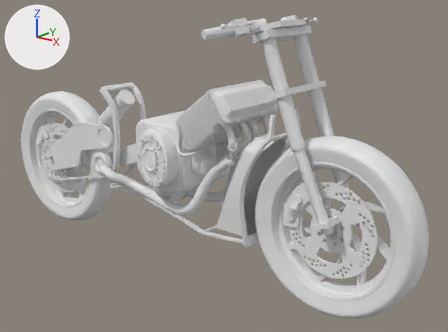
Renders of the Blender file modelling/Motorcycle.blend from each side of a commit.
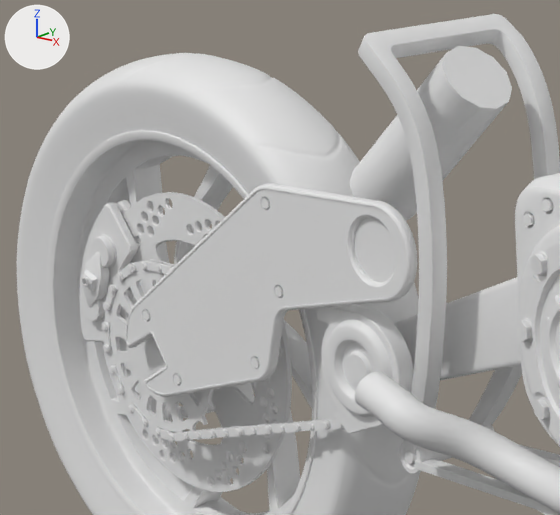
Old and new are each drawn whole from a 50 mm lens placed at (4.99, -0.87, 3.11), pointed at (0.55, 4.58, 1.09) and again close up on the part from 4% to 33% of the width and 24% to 60% of the height. The axes (+X, +Y, +Z) are drawn at upper left. The lights are the same throughout.

Objects in the first close-up: 'Back Wheel', 'Back_Tire', 'Chain', 'Chain Holder', 'Circle.011', 'Cube.001', 'Engine', 'Gear', 'Rim', 'Shock', 'Swing arm Bols', 'sTOPPER'.
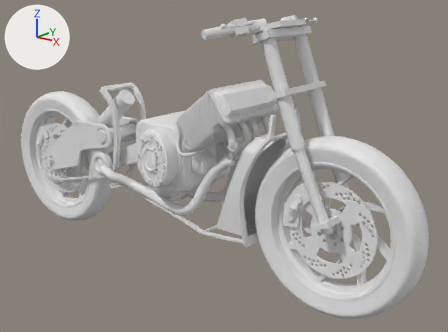
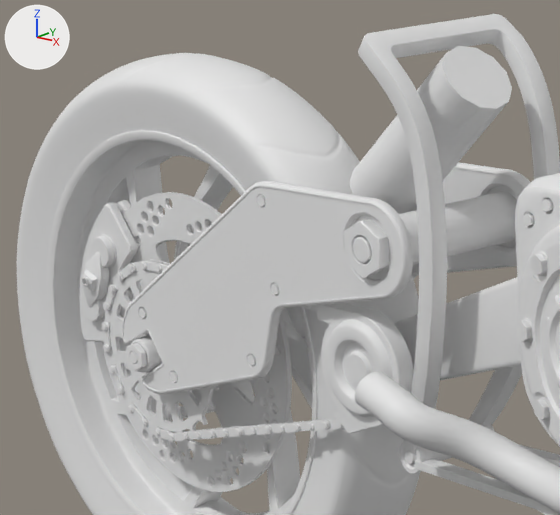
Commit message: fINISHED SWING aRM

What differs and where, as boxes (x1, y1, x2, y2) in the close-ups (560 x 515 px; the box of a moved part takes in the faces that stretch with it):
'Swing arm Bols', reshaped, moved (40% wider, 8% taller): before (125, 183, 417, 397); after (122, 162, 531, 394)
part 1 of me_circle_025, added: after (130, 308, 293, 375)
part 2 of me_cylinder_005, moved or reshaped: before (261, 198, 270, 209); after (271, 283, 279, 295)
part 3 of me_cylinder_005, moved or reshaped: before (275, 286, 283, 297); after (170, 371, 178, 382)
part 4 of me_cylinder_005, moved or reshaped: before (251, 357, 260, 368); after (139, 308, 147, 318)
part 5 of me_cylinder_005, moved or reshaped: before (142, 310, 150, 321); after (257, 195, 266, 207)
part 6 of me_cylinder_005, moved or reshaped: before (174, 374, 182, 385); after (247, 355, 256, 366)
part 7 of me_cylinder_005, added: after (122, 162, 531, 394)
part 8 of me_cylinder_005, added: after (344, 190, 509, 279)
part 9 of me_cylinder_005, added: after (126, 344, 147, 371)

The change, as a list of edits to the scene's bpy script:
```text
Change me_circle_025:
    used by ob_back_wheel; location = (-2.068, 4.294, 0.818); scale = (1.0, 0.92, 1.0)
    remove me_circle_025.from_pydata(...)  # 2100 vertices, 1922 faces; spans x -0.698..0.698, y -0.166..0.0, z -0.699..0.696
    add me_circle_025.from_pydata(...)  # 2548 vertices, 2308 faces; spans x -0.698..0.698, y -0.316..0.0, z -0.699..0.696
    me_circle_025 part 1: a new loose piece of 448 vertices spanning x -0.092..0.092, y -0.316..-0.055, z -0.094..0.091
Change me_cylinder_005:
    used by ob_swing_arm_bols; location = (-1.471, 4.034, 1.065)
    remove me_cylinder_005.from_pydata(...)  # 1414 vertices, 1266 faces; spans x -0.688..0.708, y -0.019..0.0, z -0.372..0.406
    add me_cylinder_005.from_pydata(...)  # 3116 vertices, 2911 faces; spans x -0.108..1.287, y -0.313..0.0, z -0.12..0.658
    me_cylinder_005 part 2: the loose piece of 30 vertices spanning x 0.058..0.088, y -0.018..-0.009, z 0.317..0.352 is moved by (0.615, -0.26, -0.011)
    me_cylinder_005 part 3: the loose piece of 30 vertices spanning x 0.094..0.124, y -0.018..-0.009, z 0.054..0.089 is moved by (0.044, -0.26, -0.116)
    me_cylinder_005 part 4: the loose piece of 30 vertices spanning x -0.042..-0.012, y -0.018..-0.009, z -0.19..-0.155 is moved by (0.043, -0.26, 0.312)
    me_cylinder_005 part 5: the loose piece of 30 vertices spanning x -0.579..-0.548, y -0.018..-0.009, z -0.13..-0.095 is moved by (1.216, -0.26, 0.699)
    me_cylinder_005 part 6: the loose piece of 30 vertices spanning x -0.441..-0.41, y -0.018..-0.009, z -0.314..-0.279 is moved by (0.978, -0.26, 0.377)
    me_cylinder_005 part 7: a new loose piece of 2492 vertices spanning x -0.108..1.287, y -0.279..0.0, z -0.12..0.658
    me_cylinder_005 part 8: a new loose piece of 162 vertices spanning x 1.048..1.201, y -0.301..-0.256, z 0.428..0.597
    me_cylinder_005 part 9: a new loose piece of 162 vertices spanning x -0.039..0.042, y -0.313..-0.29, z -0.045..0.043
Change ob_swing_arm_bols:
    ob_swing_arm_bols.location: (-1.471, 4.034, 1.065) -> (-2.068, 4.294, 0.818)
```
